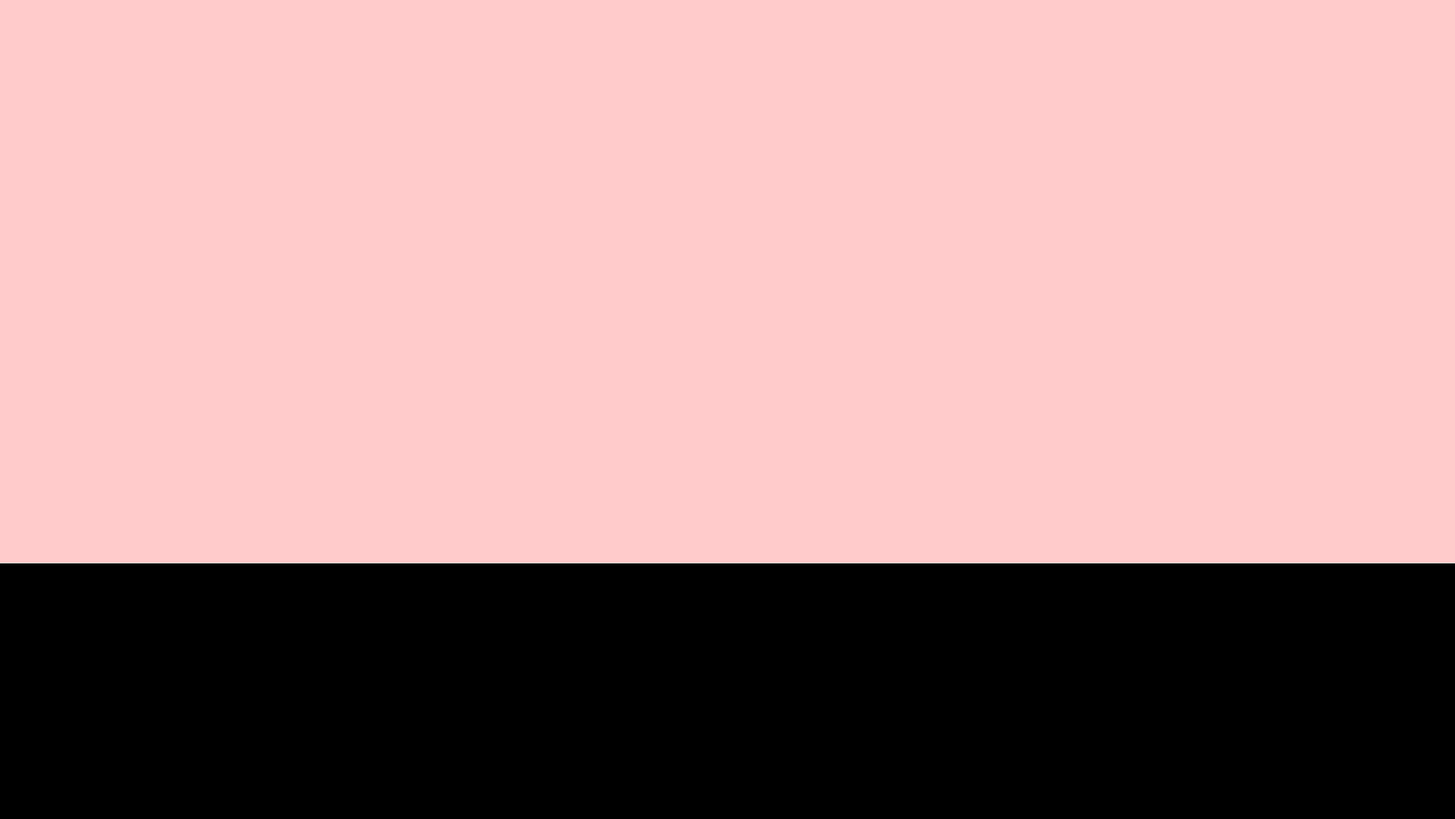
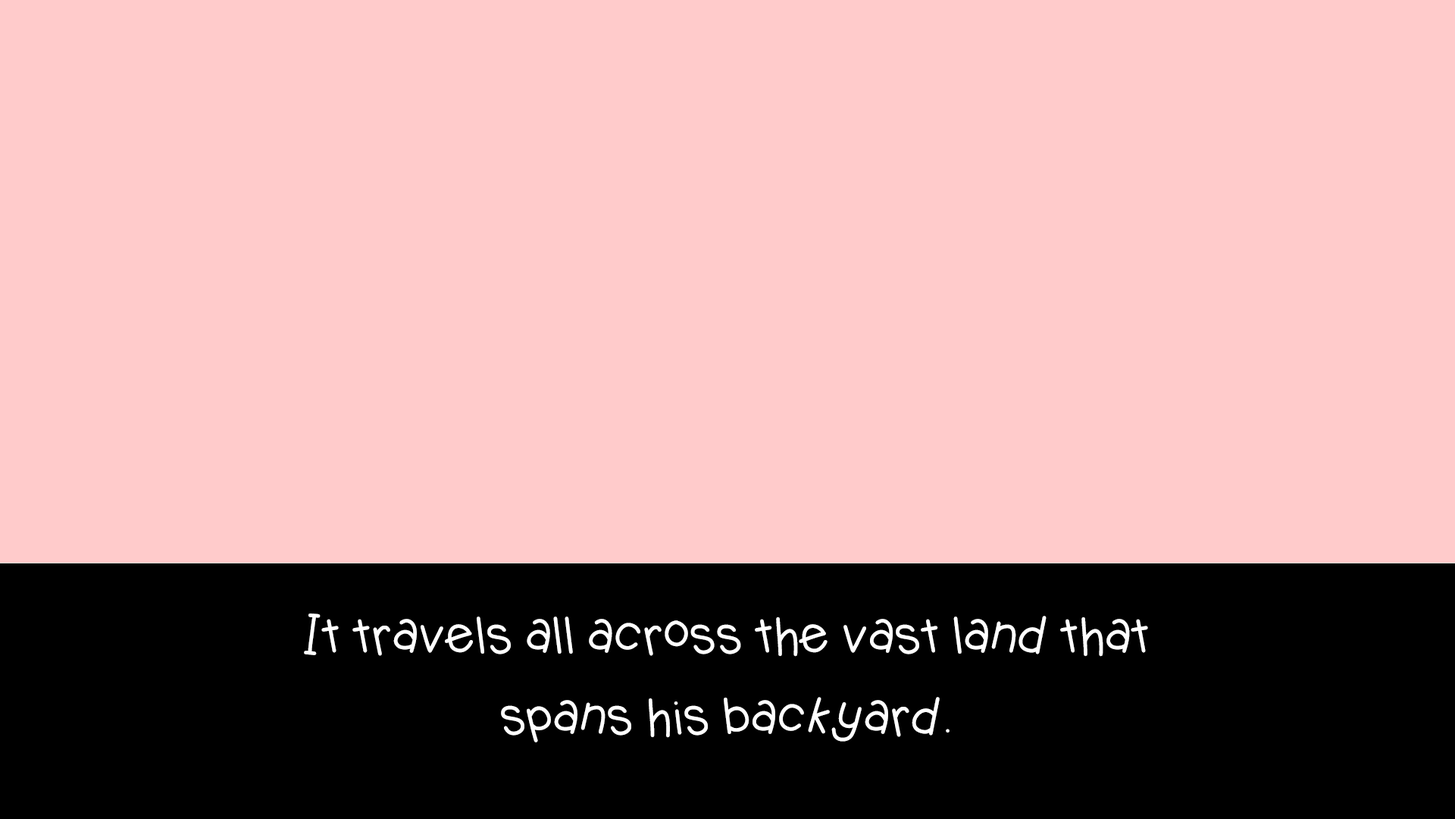
Comparing the layer stacks of the two 1455x819 images. Changes:
added layer "It travels all across the vast land that spans his backyard." above "Background" over [left=303, top=613, right=1149, bottom=743]
added layer "Background" over [left=303, top=613, right=1149, bottom=743]
